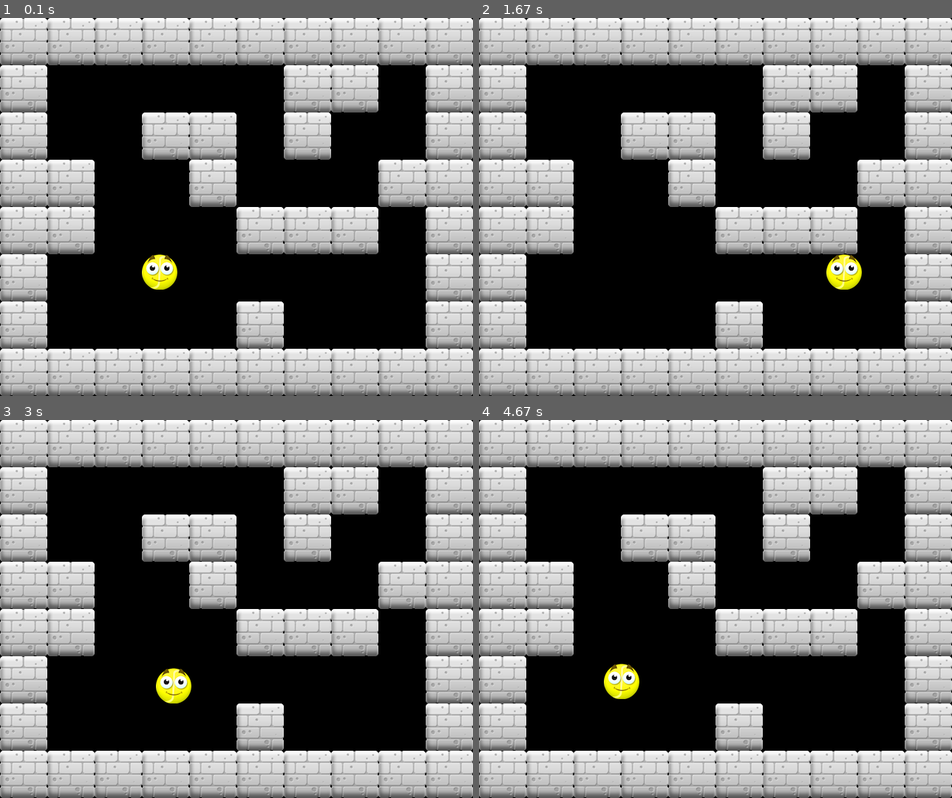
Above: before the commit, frames 1-4 (two rows, left to right).
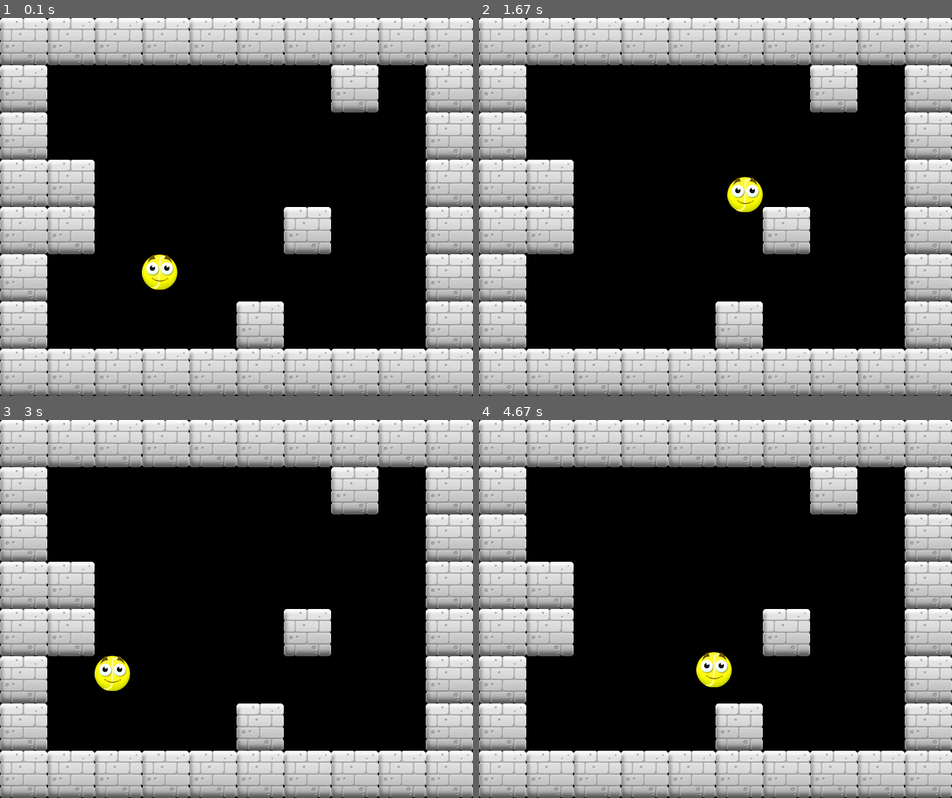
Above: after the commit, the same moments.

Repository: PianoCK/PROG2_WS23
Game: pygame game, started from Vorlesung 4/8 Tilemap/main.py
The game is run twice, just before and just after one commit, with the same random seed, the same clock (stepped at 60 frames per second) and the same inputs.
Inputs:
- Up to frame 1 (0.1 s): no input
- Up to frame 2 (1.67 s): hold Right 0.33-0.8 s; hold Up 0.83-1.13 s; hold Right 1.17-1.63 s
- Up to frame 3 (3 s): hold Left 1.67-2.2 s; hold Down 2.23-2.53 s; hold Left 2.57-2.97 s
- Up to frame 4 (4.67 s): hold Up 3-3.37 s; hold Right 3.4-4.03 s; hold Down 4.07-4.43 s; hold Left from 4.47 s (still down)

The runs differ from the first frame. In frame 1, 9.9% of the frame differs, in the area x 30-90%, y 12-63%; in frame 2, 11%; in frame 3, 11%, in the area x 20-90%, y 12-75%; in frame 4, 11%.

Commit message:
Vorlesung 5

Diff:
--- a/Vorlesung 4/2 Bewegungsgleichung.py
+++ b/Vorlesung 4/2 Bewegungsgleichung.py
@@ -13,8 +13,8 @@
 BLUE = (0, 0, 255)
 
 # Motion variables
-PLAYER_ACC = 1.5 * 60 / FPS
-PLAYER_FRICTION = -0.15
+PLAYER_ACC = 2 * 60 / FPS
+PLAYER_FRICTION = -0.16
 
 # initialize pg and create window
 pg.init()
--- a/Vorlesung 4/8 Tilemap/map.txt
+++ b/Vorlesung 4/8 Tilemap/map.txt
@@ -1,8 +1,8 @@
 1111111111
-1.....11.1
-1..11.1..1
-11..1...11
-11...111.1
+1......1.1
+1........1
+11.......1
+11....1..1
 1..P.....1
 1....1...1
 1111111111
